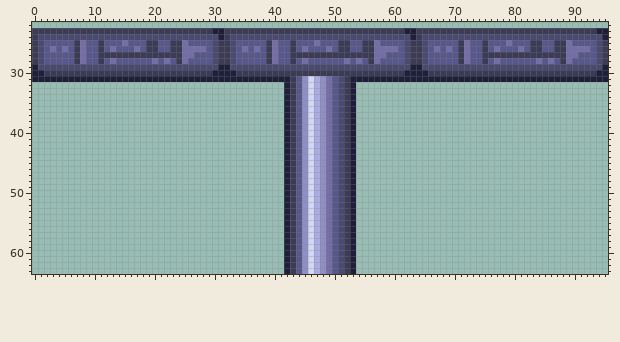
Sprite sheet -- Assets/Sprites/elevator.png. The picture above was drawn from the file before the commit.
The file is 96x64 pixels. Shown: x 0..95, y 22..63.
The same view after the edit:
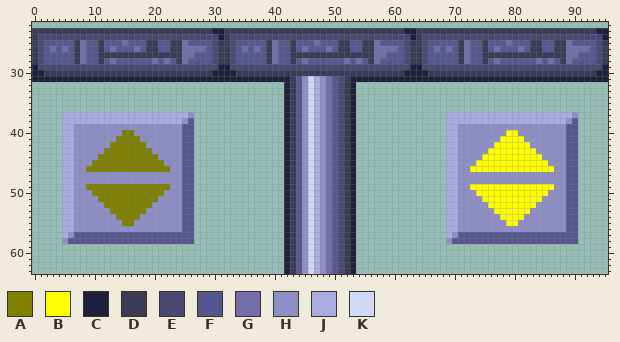
Palette (. is transparent): A #7f7f00  B #ffff00  C #1f1f3b  D #3b3b57  E #494973  F #57578f  G #736eaa  H #8f8fc7  J #ababe3  K #d0daf8
Commit: Add elevator call buttons
The exact change:
y 37: x 5..26 ...................... -> JJJJJJJJJJJJJJJJJJJJJH; x 69..90 ...................... -> JJJJJJJJJJJJJJJJJJJJJH
y 38: x 5..26 ...................... -> JJJJJJJJJJJJJJJJJJJJHF; x 69..90 ...................... -> JJJJJJJJJJJJJJJJJJJJHF
y 39: x 5..26 ...................... -> JJHHHHHHHHHHHHHHHHHHFF; x 69..90 ...................... -> JJHHHHHHHHHHHHHHHHHHFF
y 40: x 5..26 ...................... -> JJHHHHHHHHAAHHHHHHHHFF; x 69..90 ...................... -> JJHHHHHHHHBBHHHHHHHHFF
y 41: x 5..26 ...................... -> JJHHHHHHHAAAAHHHHHHHFF; x 69..90 ...................... -> JJHHHHHHHBBBBHHHHHHHFF
y 42: x 5..26 ...................... -> JJHHHHHHAAAAAAHHHHHHFF; x 69..90 ...................... -> JJHHHHHHBBBBBBHHHHHHFF
y 43: x 5..26 ...................... -> JJHHHHHAAAAAAAAHHHHHFF; x 69..90 ...................... -> JJHHHHHBBBBBBBBHHHHHFF
y 44: x 5..26 ...................... -> JJHHHHAAAAAAAAAAHHHHFF; x 69..90 ...................... -> JJHHHHBBBBBBBBBBHHHHFF
y 45: x 5..26 ...................... -> JJHHHAAAAAAAAAAAAHHHFF; x 69..90 ...................... -> JJHHHBBBBBBBBBBBBHHHFF
y 46: x 5..26 ...................... -> JJHHAAAAAAAAAAAAAAHHFF; x 69..90 ...................... -> JJHHBBBBBBBBBBBBBBHHFF
y 47..48: x 5..26 ...................... -> JJHHHHHHHHHHHHHHHHHHFF; x 69..90 ...................... -> JJHHHHHHHHHHHHHHHHHHFF
y 49: x 5..26 ...................... -> JJHHAAAAAAAAAAAAAAHHFF; x 69..90 ...................... -> JJHHBBBBBBBBBBBBBBHHFF
y 50: x 5..26 ...................... -> JJHHHAAAAAAAAAAAAHHHFF; x 69..90 ...................... -> JJHHHBBBBBBBBBBBBHHHFF
y 51: x 5..26 ...................... -> JJHHHHAAAAAAAAAAHHHHFF; x 69..90 ...................... -> JJHHHHBBBBBBBBBBHHHHFF
y 52: x 5..26 ...................... -> JJHHHHHAAAAAAAAHHHHHFF; x 69..90 ...................... -> JJHHHHHBBBBBBBBHHHHHFF
y 53: x 5..26 ...................... -> JJHHHHHHAAAAAAHHHHHHFF; x 69..90 ...................... -> JJHHHHHHBBBBBBHHHHHHFF
y 54: x 5..26 ...................... -> JJHHHHHHHAAAAHHHHHHHFF; x 69..90 ...................... -> JJHHHHHHHBBBBHHHHHHHFF
y 55: x 5..26 ...................... -> JJHHHHHHHHAAHHHHHHHHFF; x 69..90 ...................... -> JJHHHHHHHHBBHHHHHHHHFF
y 56: x 5..26 ...................... -> JJHHHHHHHHHHHHHHHHHHFF; x 69..90 ...................... -> JJHHHHHHHHHHHHHHHHHHFF
y 57: x 5..26 ...................... -> JHFFFFFFFFFFFFFFFFFFFF; x 69..90 ...................... -> JHFFFFFFFFFFFFFFFFFFFF
y 58: x 5..26 ...................... -> HFFFFFFFFFFFFFFFFFFFFF; x 69..90 ...................... -> HFFFFFFFFFFFFFFFFFFFFF
Pixel boxes of the changes (left, top, right, bottom) in both pictures:
added: (62, 112, 194, 244)
added: (446, 112, 578, 244)
